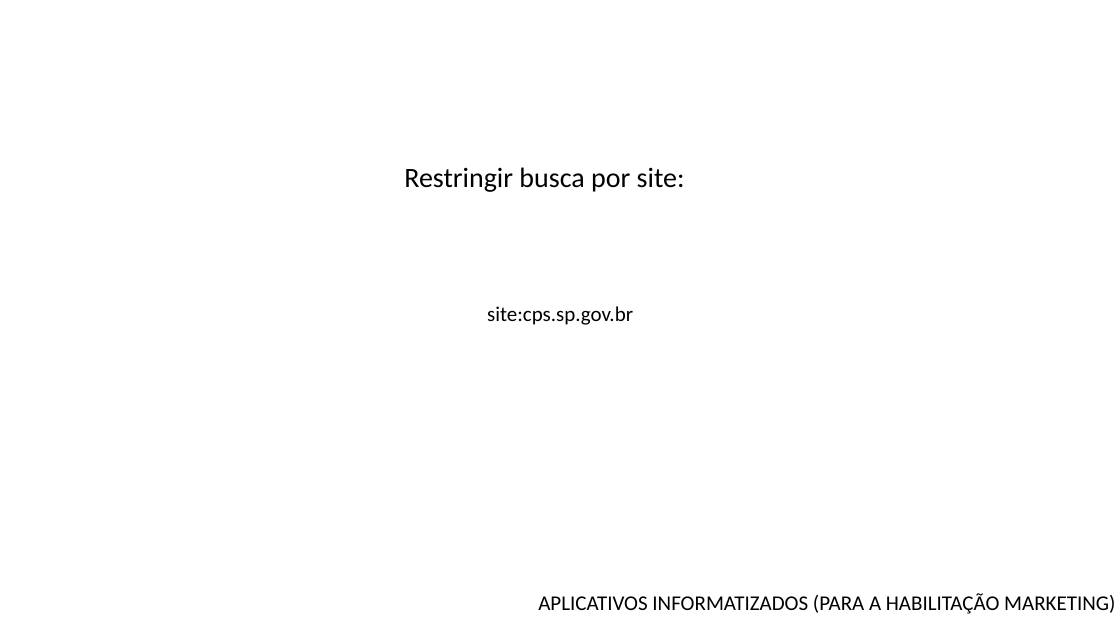
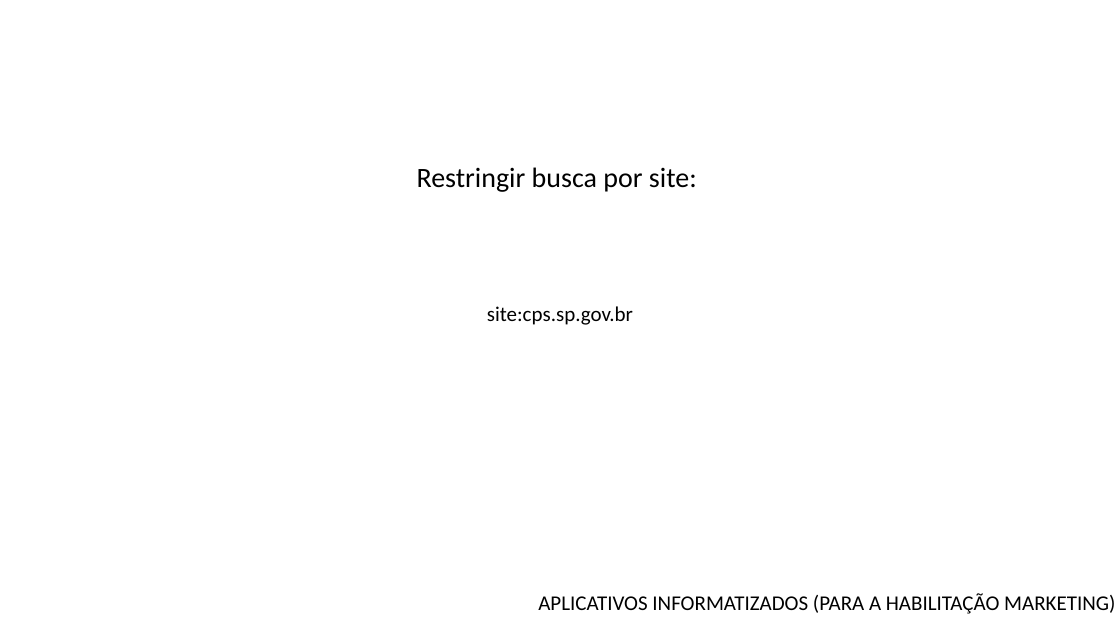
Before and after one commit to edielsi/doc-mkn, a slide deck: slide 4 of tecnica-de-pesquisa-na-web.pptx. Drawn at 1120x630 pixels with LibreOffice and Linux fonts; fonts in the diff are those of the drawing; background and template pictures are left out. Boxes give left, top, right and bottom in pixels: in the first picture for what was removed or moved away, otherwise in the second. Text is boxed around its words. In the diff, an @@ line names an element or a change of style, - is before the commit and + after.

```diff
--- a/tecnica-de-pesquisa-na-web.pptx
+++ b/tecnica-de-pesquisa-na-web.pptx
@@ text "Restringir busca por site:": place and size @@
-text "Restringir busca por site:" at (404, 167, 685, 192)
+text "Restringir busca por site:" at (417, 167, 697, 192)
```
Also in this commit, not shown: 5 other slides changed.
